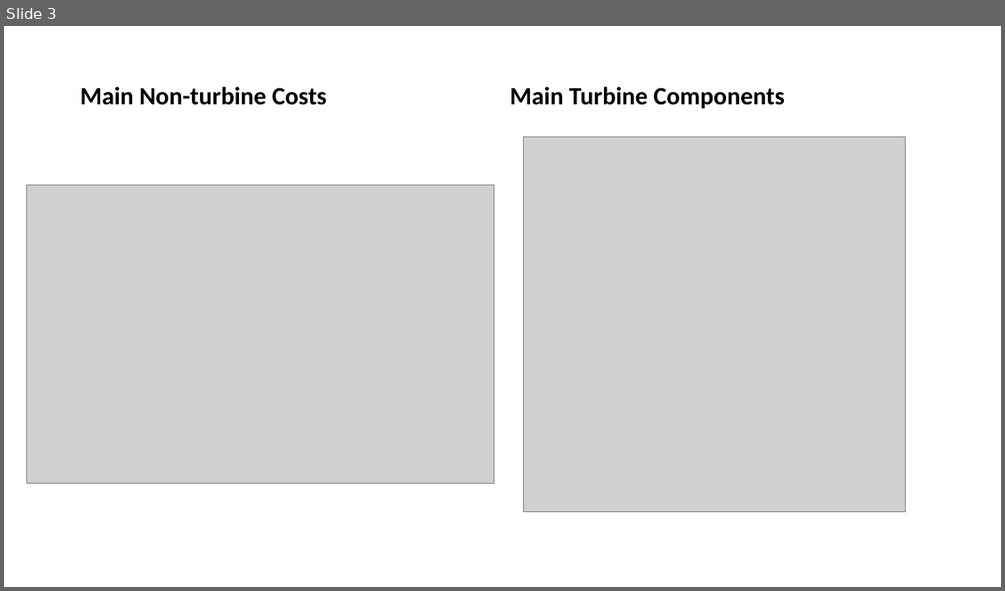
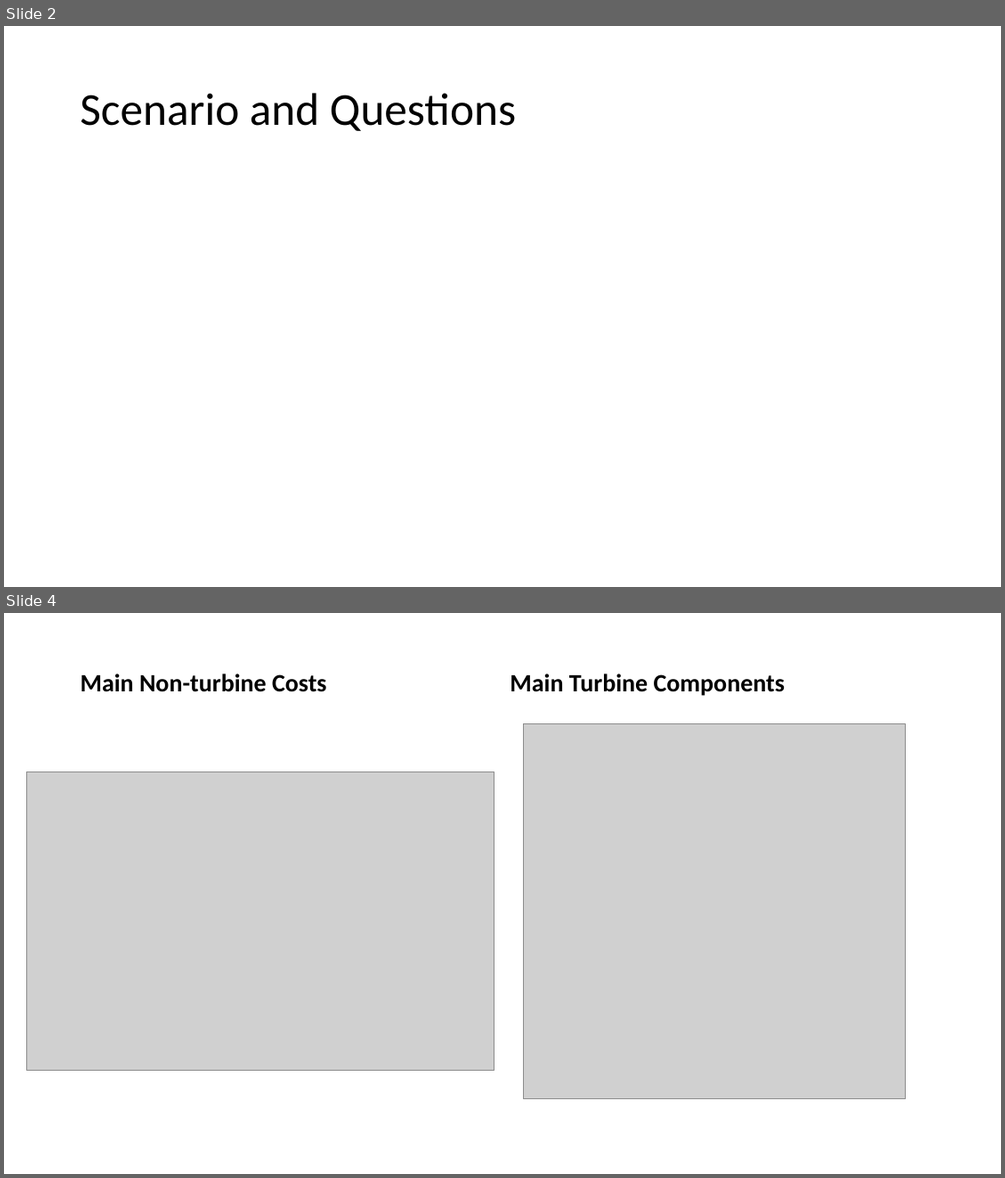
Before and after one commit to Sasterk/WindTurbineProject, a slide deck: Project1 ASU bootcamp.pptx. Shown one above the other, each under a label of ours: slide 3 before the commit, slides 2 and 4 after it; the slides between them are not shown. The pictures are 1005x591 and 1005x1178 pixels, drawn with LibreOffice and Linux fonts; fonts in the diff are those of the drawing; grey boxes stand for pictures. Boxes give left, top, right and bottom in pixels: in the first picture for what was removed or moved away, otherwise in the second. Text is boxed around its words. In the diff, an @@ line names an element or a change of style, - is before the commit and + after.

```diff
--- a/Project1 ASU bootcamp.pptx
+++ b/Project1 ASU bootcamp.pptx
@@ slide 2 added at (4, 26, 1001, 587), background #FFFFFF @@
@@ title added at (80, 93, 516, 131), 44 pt, text #000000 @@
+Scenario and Questions
@@ what was slide 3 is now slide 4 @@
```
Also in this commit, not shown: 3 other slides added, 1 slide removed, 1 other file.
